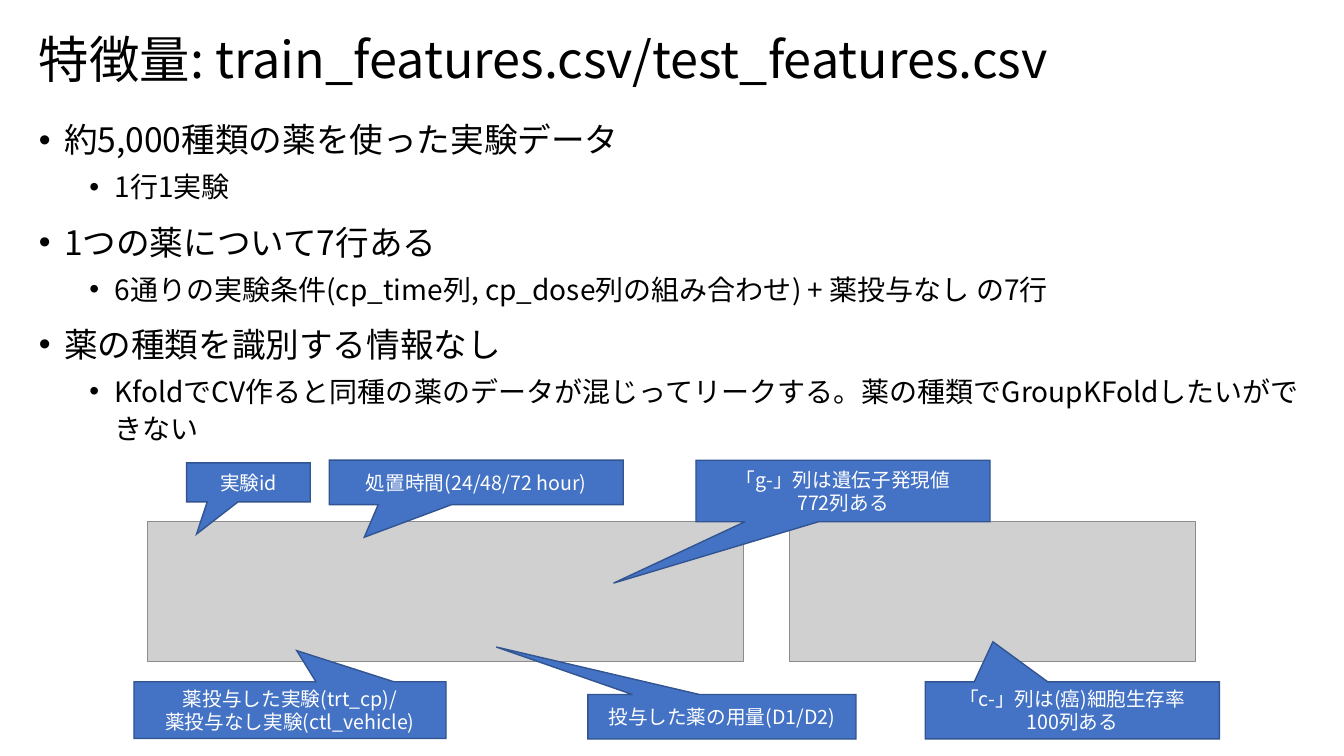
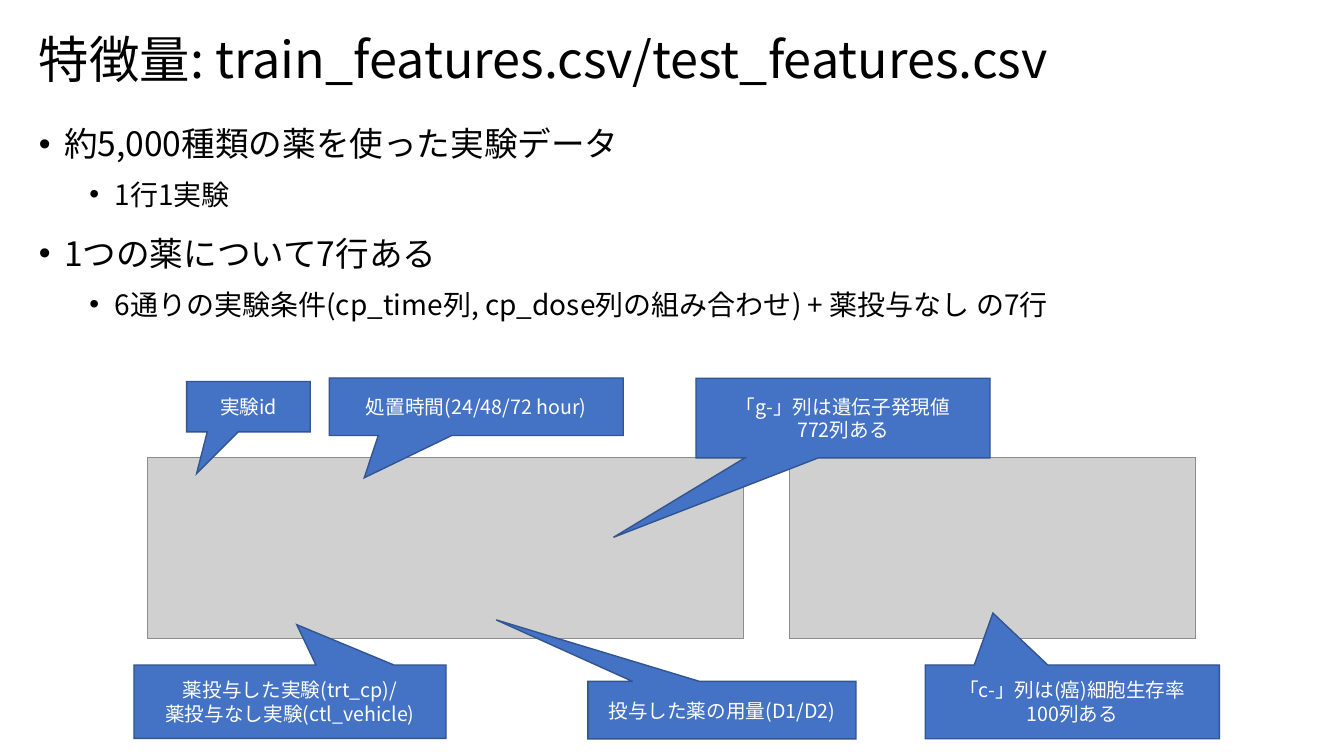
Before and after one commit to riron1206/kaggle_MoA, a slide deck: slide 4 of Kaggle_MoA.pptx. Drawn at 1344x756 pixels with LibreOffice and Linux fonts; fonts in the diff are those of the drawing; grey boxes stand for pictures. Boxes give left, top, right and bottom in pixels: in the first picture for what was removed or moved away, otherwise in the second. Text is boxed around its words. In the diff, an @@ line names an element or a change of style, - is before the commit and + after.

```diff
--- a/Kaggle_MoA.pptx
+++ b/Kaggle_MoA.pptx
@@ text "約5,000種類の薬を使った実験データ" at box(64, 127, 1048, 322): line spacing 1.1 to 1.2 @@
@@ text at box(64, 328, 1298, 409): paragraphs removed @@
-• 薬の種類を識別する情報なし
-  • KfoldでCV作ると同種の薬のデータが混じってリークする。薬の種類でGroupKFoldしたいができない
@@ speech box "実験id": place and size @@
-speech box "実験id" at box(187, 463, 311, 502)
+speech box "実験id" at box(187, 382, 311, 433)
@@ speech box "処置時間(24/48/72 hour)": place and size @@
-speech box "処置時間(24/48/72 hour)" at box(330, 460, 624, 504)
+speech box "処置時間(24/48/72 hour)" at box(330, 378, 624, 436)
@@ speech box "「g-」列は遺伝子発現値": place and size @@
-speech box "「g-」列は遺伝子発現値" at box(696, 461, 990, 522)
+speech box "「g-」列は遺伝子発現値" at box(696, 378, 990, 458)
@@ picture: place and size @@
-picture at box(148, 522, 744, 662)
+picture at box(148, 458, 744, 639)
@@ picture: place and size @@
-picture at box(789, 522, 1196, 662)
+picture at box(789, 458, 1196, 639)
@@ speech box "薬投与した実験(trt_cp)/": place and size @@
-speech box "薬投与した実験(trt_cp)/" at box(134, 682, 447, 738)
+speech box "薬投与した実験(trt_cp)/" at box(134, 665, 447, 739)
@@ speech box "投与した薬の用量(D1/D2)": place and size @@
-speech box "投与した薬の用量(D1/D2)" at box(588, 695, 856, 739)
+speech box "投与した薬の用量(D1/D2)" at box(588, 682, 856, 739)
@@ speech box "「c-」列は(癌)細胞生存率": place and size @@
-speech box "「c-」列は(癌)細胞生存率" at box(926, 682, 1220, 739)
+speech box "「c-」列は(癌)細胞生存率" at box(926, 665, 1220, 739)
```
Also in this commit, not shown: 1 other slide changed, 1 other file.
